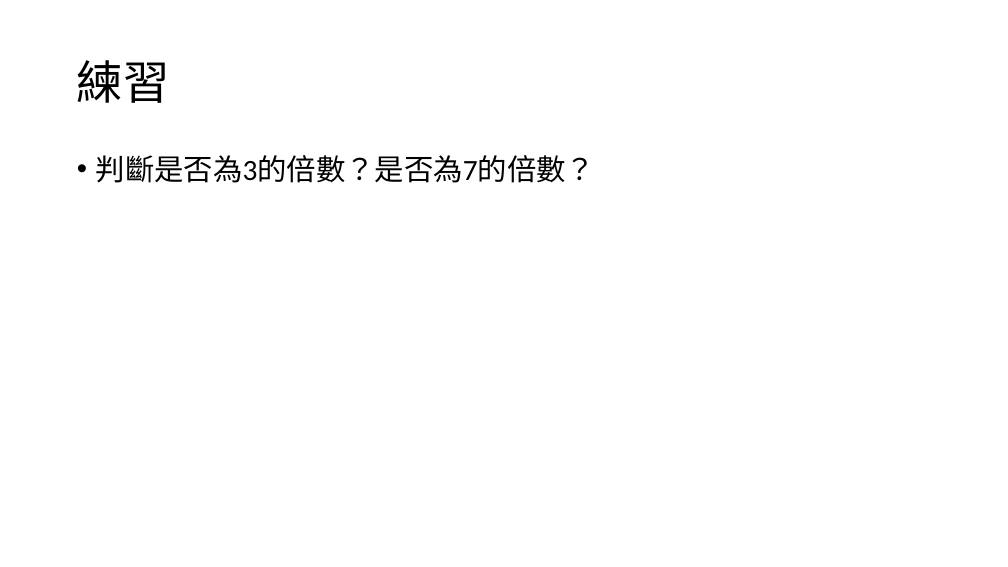
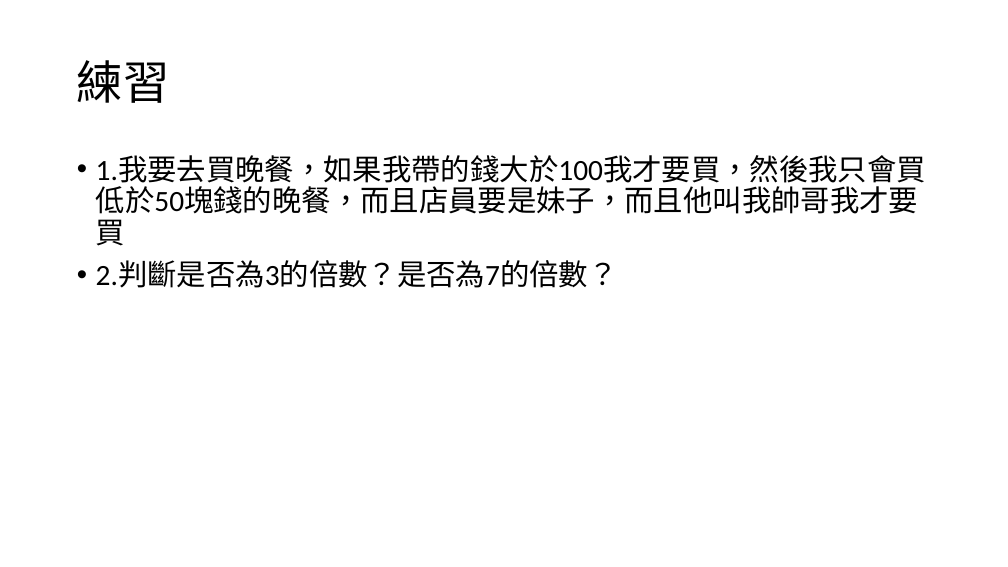
Before and after one commit to choco2001/ppt, a slide deck: slide 9 of php.pptx. Drawn at 1008x567 pixels with LibreOffice and Linux fonts; fonts in the diff are those of the drawing. Boxes give left, top, right and bottom in pixels: in the first picture for what was removed or moved away, otherwise in the second. Text is boxed around its words. In the diff, an @@ line names an element or a change of style, - is before the commit and + after.

```diff
--- a/php.pptx
+++ b/php.pptx
@@ text at <box>96,155,926,288</box>: text changed @@
-• 判斷是否為3的倍數？是否為7的倍數？
+• 1.我要去買晚餐，如果我帶的錢大於100我才要買，然後我只會買低於50塊錢的晚餐，而且店員要是妹子，而且他叫我帥哥我才要買
+• 2.判斷是否為3的倍數？是否為7的倍數？
```
Also in this commit, not shown: 2 other slides changed, 2 slides added.
